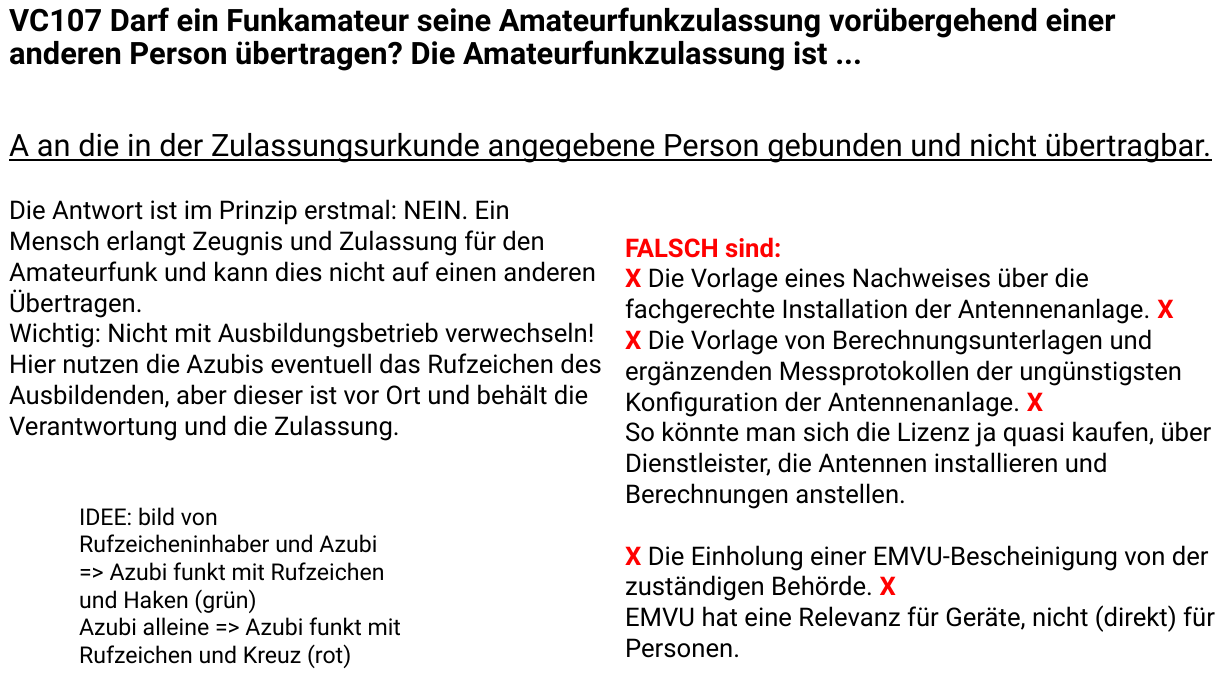
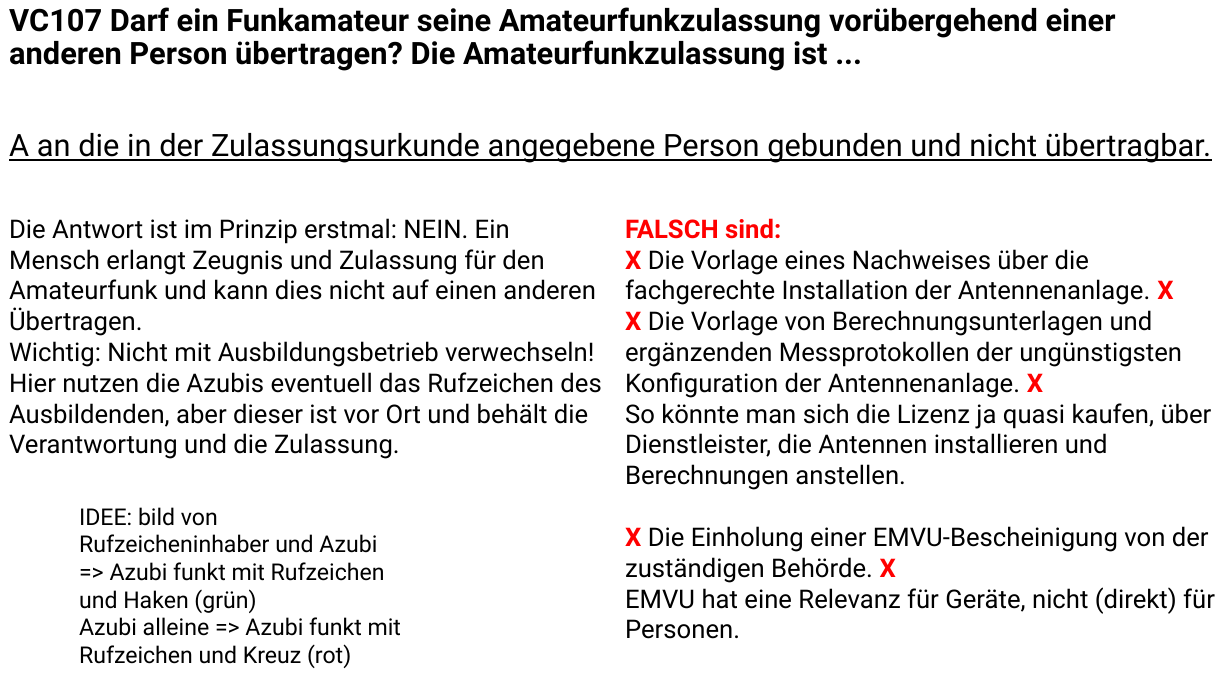
Before and after one commit to Nothinel/Lichtblicke_Amateurfunk, a slide deck: slide 41 of Kenntnisse_von_Vorschriften/Lichtblicke_Kenntnisse_von_Vorschriften.pptx. Drawn at 1232x693 pixels with LibreOffice and Linux fonts; fonts in the diff are those of the drawing. Boxes give left, top, right and bottom in pixels: in the first picture for what was removed or moved away, otherwise in the second. Text is boxed around its words. In the diff, an @@ line names an element or a change of style, - is before the commit and + after.

```diff
--- a/Kenntnisse_von_Vorschriften/Lichtblicke_Kenntnisse_von_Vorschriften.pptx
+++ b/Kenntnisse_von_Vorschriften/Lichtblicke_Kenntnisse_von_Vorschriften.pptx
@@ text "Die Antwort ist im Prinzip ...": place and size @@
-text "Die Antwort ist im Prinzip ..." at bbox=[9, 199, 601, 408]
+text "Die Antwort ist im Prinzip ..." at bbox=[9, 218, 601, 427]
@@ text "FALSCH sind:": place and size @@
-text "FALSCH sind:" at bbox=[625, 237, 1215, 658]
+text "FALSCH sind:" at bbox=[625, 218, 1215, 639]
```
Also in this commit, not shown: 2 slides added.
